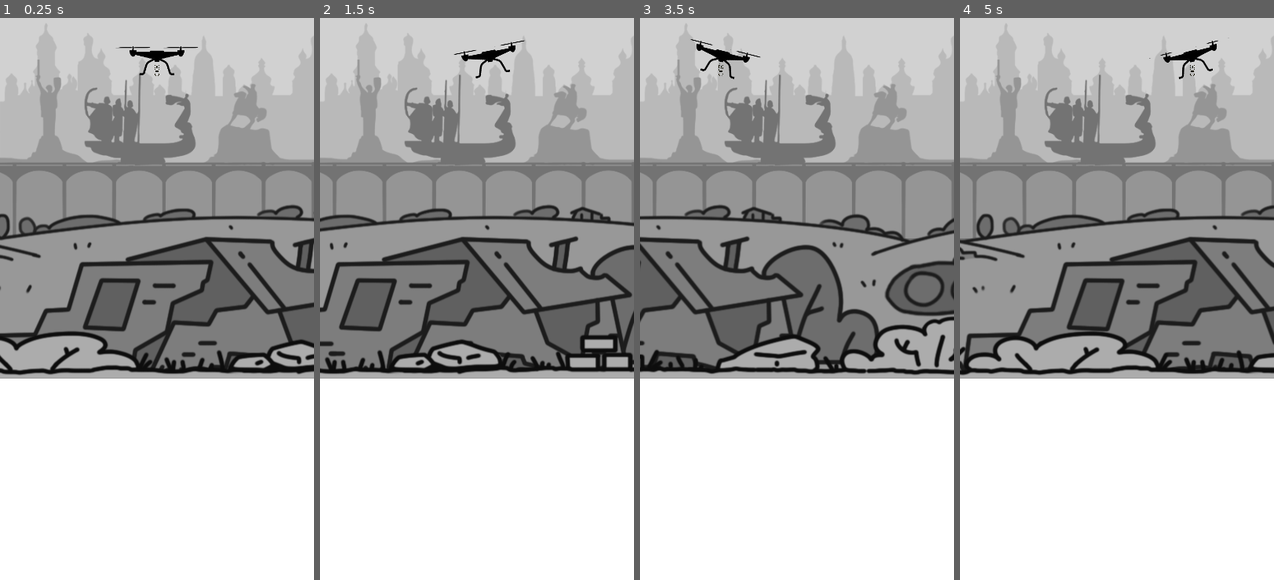
Above: before the commit, frames 1-4 (left to right).
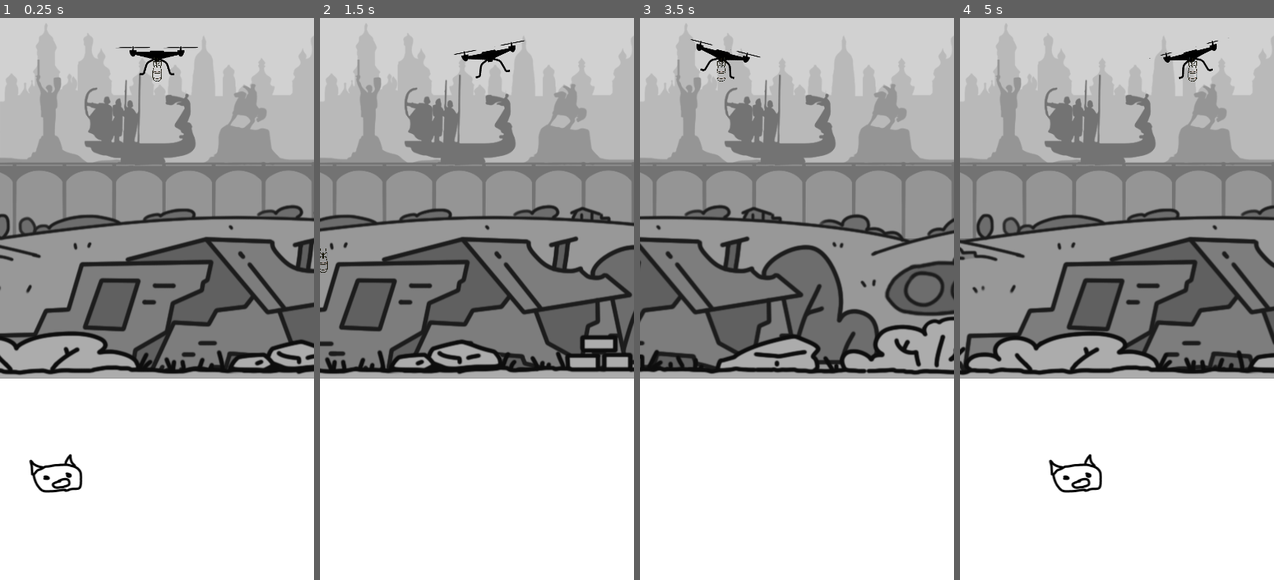
Above: after the commit, the same moments.

Repository: MaximKucheriaviy/pigs
Game: Godot game, scene res://main.tscn
Two runs of this game, one before a commit and one after it. Both use one fixed random seed, a clock stepped at 60 frames per second and the inputs below.
Inputs:
- Up to frame 1 (0.25 s): no input
- Up to frame 2 (1.5 s): hold Right (ui_right) 0.53-1.28 s; hold Space (LaunchBomb) 0.53-1.28 s; hold Left (ui_left) from 1.28 s (still down); tap Space (LaunchBomb) at 1.35 s
- Up to frame 3 (3.5 s): release Left (ui_left) at 2.03 s; hold Space (LaunchBomb) 2.03-2.78 s; hold Right (ui_right) from 2.03 s (still down); tap Space (LaunchBomb) at 2.85 s
- Up to frame 4 (5 s): release Right (ui_right) at 3.53 s; hold Space (LaunchBomb) 3.53-4.28 s; hold Left (ui_left) from 3.53 s (still down); tap Space (LaunchBomb) at 4.35 s

The runs differ from the first frame. In frame 1, 0.5% of the frame differs, in the area x 9-52%, y 7-85%; in frame 2, less than 0.1%; in frame 3, less than 0.1%; in frame 4, 0.5%, in the area x 28-76%, y 6-85%.

Commit message:
pig ready

Diff:
--- /dev/null
+++ b/Pig/pig.gd
@@ -0,0 +1,33 @@
+extends Node2D
+
+@export var speed = 100
+@export var isMove = true
+
+
+
+# Called when the node enters the scene tree for the first time.
+func _ready() -> void:
+	pass # Replace with function body.
+
+
+# Called every frame. 'delta' is the elapsed time since the previous frame.
+func _process(delta: float) -> void:
+	move(delta)
+
+func move(delta: float):
+	if not isMove:
+		return
+	$Path2D/PathFollow2D.progress += speed * delta
+	if $Path2D/PathFollow2D.progress_ratio > 0.5:
+		$Path2D/PathFollow2D/Area2D/Pig.flip_h = true
+	else:
+		$Path2D/PathFollow2D/Area2D/Pig.flip_h = false
+	pass
+
+func setScale(scale: float):
+	$PathFollow2D/Pig.scale = Vector2(scale, scale)
+
+
+func _on_area_2d_body_entered(body: Node2D) -> void:
+	GlobalEvents.pigHitEmit()
+	queue_free()
--- /dev/null
+++ b/Pig/pig.tscn
@@ -0,0 +1,40 @@
+[gd_scene load_steps=5 format=3 uid="uid://dvulyu0vmnbcg"]
+
+[ext_resource type="Script" path="res://Pig/pig.gd" id="1_0mka8"]
+[ext_resource type="Texture2D" uid="uid://sijo761smvfo" path="res://assets/Pigs/Pig.png" id="1_nw80g"]
+
+[sub_resource type="Curve2D" id="Curve2D_61o2s"]
+_data = {
+"points": PackedVector2Array(0, 0, 0, 0, -40, 0, 0, 0, 0, 0, 216, 0, 0, 0, 0, 0, -40, 0)
+}
+point_count = 3
+
+[sub_resource type="CapsuleShape2D" id="CapsuleShape2D_c5hgu"]
+radius = 24.0
+height = 80.0
+
+[node name="Pig" type="Node2D"]
+script = ExtResource("1_0mka8")
+metadata/_edit_group_ = true
+
+[node name="Path2D" type="Path2D" parent="."]
+position = Vector2(-88, 0)
+curve = SubResource("Curve2D_61o2s")
+
+[node name="PathFollow2D" type="PathFollow2D" parent="Path2D"]
+position = Vector2(-40, 0)
+rotates = false
+
+[node name="Area2D" type="Area2D" parent="Path2D/PathFollow2D"]
+collision_layer = 4
+collision_mask = 2
+
+[node name="CollisionShape2D" type="CollisionShape2D" parent="Path2D/PathFollow2D/Area2D"]
+position = Vector2(2, 2)
+rotation = 1.5708
+shape = SubResource("CapsuleShape2D_c5hgu")
+
+[node name="Pig" type="Sprite2D" parent="Path2D/PathFollow2D/Area2D"]
+texture = ExtResource("1_nw80g")
+
+[connection signal="body_entered" from="Path2D/PathFollow2D/Area2D" to="." method="_on_area_2d_body_entered"]
--- /dev/null
+++ b/global/global_events.gd
@@ -0,0 +1,6 @@
+extends Node
+
+signal pigHitEvent
+
+func pigHitEmit():
+	pigHitEvent.emit()
--- a/main.gd
+++ b/main.gd
@@ -1,5 +1,4 @@
 extends Node
-
 
 # Called when the node enters the scene tree for the first time.
 func _ready() -> void:
--- a/main.tscn
+++ b/main.tscn
@@ -1,8 +1,9 @@
-[gd_scene load_steps=4 format=3 uid="uid://dbic6dcabkwro"]
+[gd_scene load_steps=5 format=3 uid="uid://dbic6dcabkwro"]
 
 [ext_resource type="PackedScene" uid="uid://c4oh4fwdxp0xj" path="res://background.tscn" id="1_683qi"]
 [ext_resource type="Script" path="res://main.gd" id="1_fatkv"]
 [ext_resource type="PackedScene" uid="uid://bwdbyrl0g0m2n" path="res://player/player.tscn" id="2_dyw8e"]
+[ext_resource type="PackedScene" uid="uid://dvulyu0vmnbcg" path="res://Pig/pig.tscn" id="4_c2r3a"]
 
 [node name="Main" type="Node"]
 script = ExtResource("1_fatkv")
@@ -10,3 +11,7 @@
 [node name="Background" parent="." instance=ExtResource("1_683qi")]
 
 [node name="Player" parent="." instance=ExtResource("2_dyw8e")]
+
+[node name="Pig" parent="." instance=ExtResource("4_c2r3a")]
+position = Vector2(199, 584)
+isMove = false
--- a/player/bomb.gd
+++ b/player/bomb.gd
@@ -2,8 +2,16 @@
 
 signal respawn
 
+func _ready() -> void:
+	GlobalEvents.pigHitEvent.connect(explode)
+
+
+func explode():
+	hide()
+	freeze = true
 
 func _on_visible_on_screen_notifier_2d_screen_exited() -> void:
+	print("ovescreen")
 	$RespawnTimer.start()
 
 
--- a/player/bomb.tscn
+++ b/player/bomb.tscn
@@ -4,13 +4,12 @@
 [ext_resource type="Script" path="res://player/bomb.gd" id="1_tvvv8"]
 
 [sub_resource type="CapsuleShape2D" id="CapsuleShape2D_5cadr"]
-radius = 3.0
-height = 16.0
+radius = 5.0
 
 [node name="Bomb" type="RigidBody2D"]
-collision_layer = 0
+collision_layer = 2
 collision_mask = 0
-gravity_scale = 2.524
+gravity_scale = 0.6
 sleeping = true
 freeze = true
 script = ExtResource("1_tvvv8")
@@ -18,7 +17,7 @@
 
 [node name="Air-bomb" type="Sprite2D" parent="."]
 position = Vector2(-0.760001, 5.24)
-scale = Vector2(0.04, 0.04)
+scale = Vector2(0.075, 0.075)
 texture = ExtResource("1_4fyjq")
 
 [node name="CollisionShape2D" type="CollisionShape2D" parent="."]
--- a/player/copter.gd
+++ b/player/copter.gd
@@ -8,6 +8,7 @@
 # Called when the node enters the scene tree for the first time.
 func _ready() -> void:
 	$AnimatedSprite2D.play("fly")
+	GlobalEvents.pigHitEvent.connect(impact)
 
 func _process(delta: float) -> void:
 	if Input.is_action_pressed("ui_right") and position.x < rightLimit:
@@ -18,3 +19,6 @@
 		$AnimatedSprite2D.rotation = lerp_angle($AnimatedSprite2D.rotation, -0.25, rotation_speed * delta)
 	else:
 		$AnimatedSprite2D.rotation = lerp_angle($AnimatedSprite2D.rotation, 0, rotation_speed * delta)
+
+func impact():
+	print("I am impacted")
--- a/project.godot
+++ b/project.godot
@@ -14,6 +14,10 @@
 run/main_scene="res://main.tscn"
 config/features=PackedStringArray("4.3", "Mobile")
 config/icon="res://icon.svg"
+
+[autoload]
+
+GlobalEvents="*res://global/global_events.gd"
 
 [display]
 
Binary file added: assets/Pigs/Pig.png
Not shown, added: assets/Pigs/Pig.png.import
